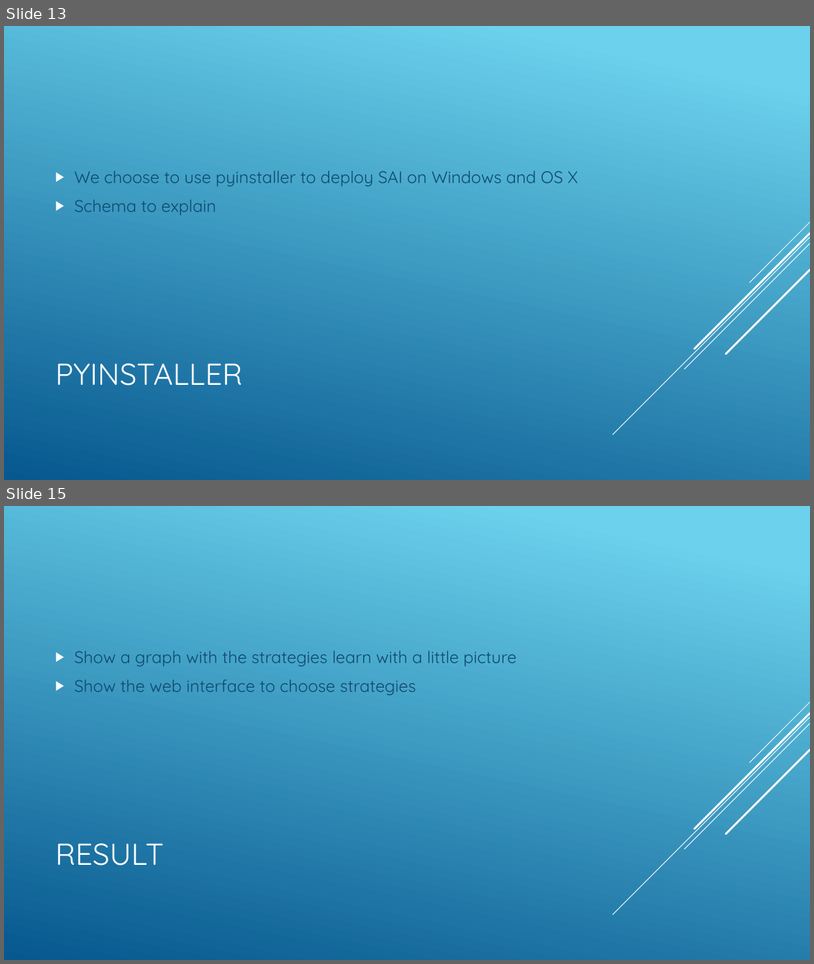
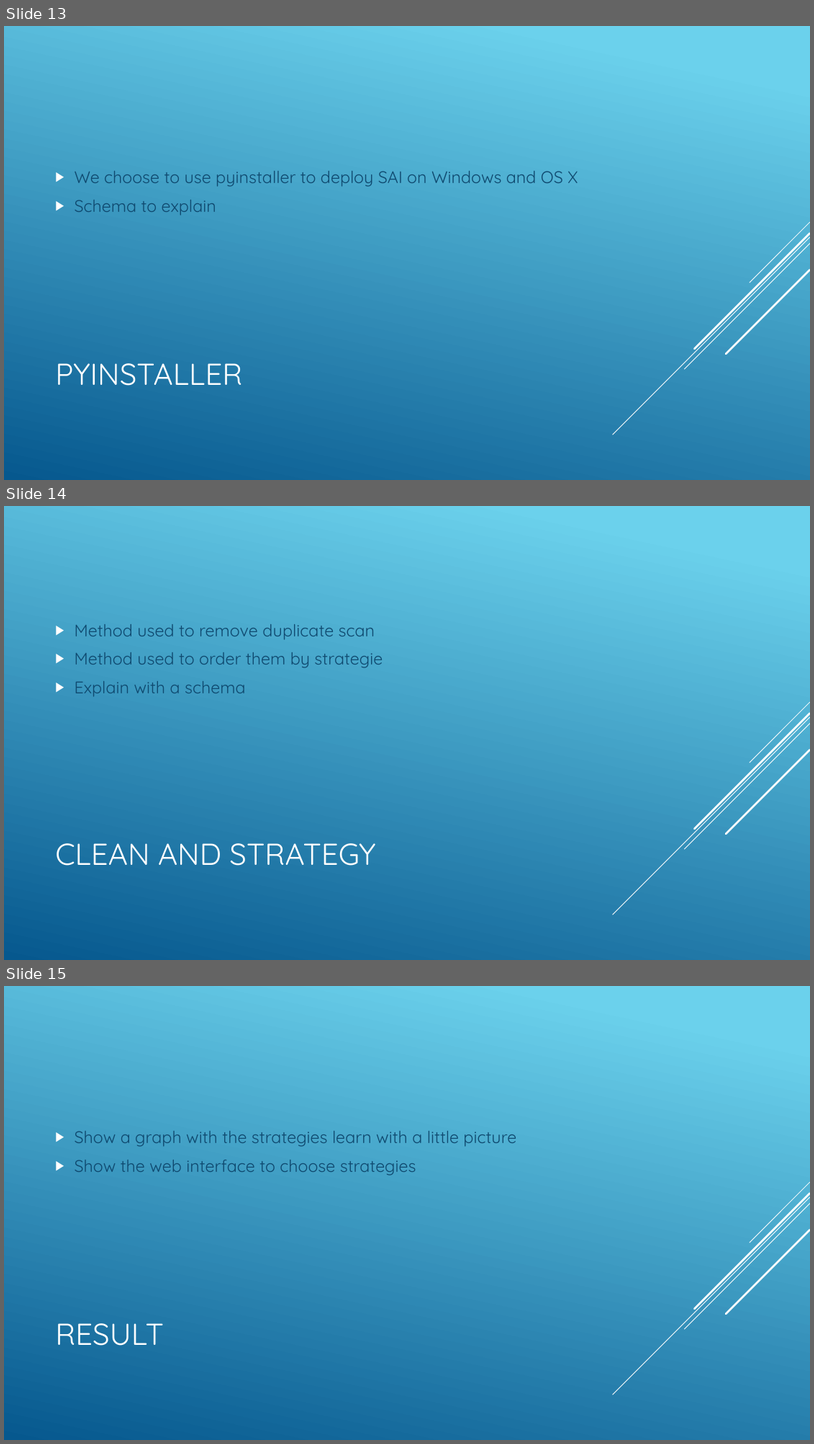
Before and after one commit to jnguyen1192/SIA, a slide deck: SAI_presentation.pptx. Shown one above the other, each under a label of ours: slides 13 and 15 before the commit, slides 13, 14 and 15 after it; the slides between them are not shown. The pictures are 814x964 and 814x1444 pixels, drawn with LibreOffice and Linux fonts; fonts in the diff are those of the drawing. Boxes give left, top, right and bottom in pixels: in the first picture for what was removed or moved away, otherwise in the second. Text is boxed around its words. In the diff, an @@ line names an element or a change of style, - is before the commit and + after.

Commit message:
#12 Clean and strategy added on slides

```diff
--- a/SAI_presentation.pptx
+++ b/SAI_presentation.pptx
@@ slide 14 added at <box>4,506,810,960</box>, background gradient #6ED2EB to #06588E; not listed: 5 template elements that a slide beside it also shows @@
@@ text added at <box>75,624,383,697</box>, 20 pt, text #0F496F @@
+▶ Method used to remove duplicate scan
+▶ Method used to order them by strategie
+▶ Explain with a schema
@@ title added at <box>55,843,376,865</box>, 36 pt, text #FFFFFF @@
+CLEAN AND STRATEGY
```
Also in this commit, not shown: 1 slide removed.
